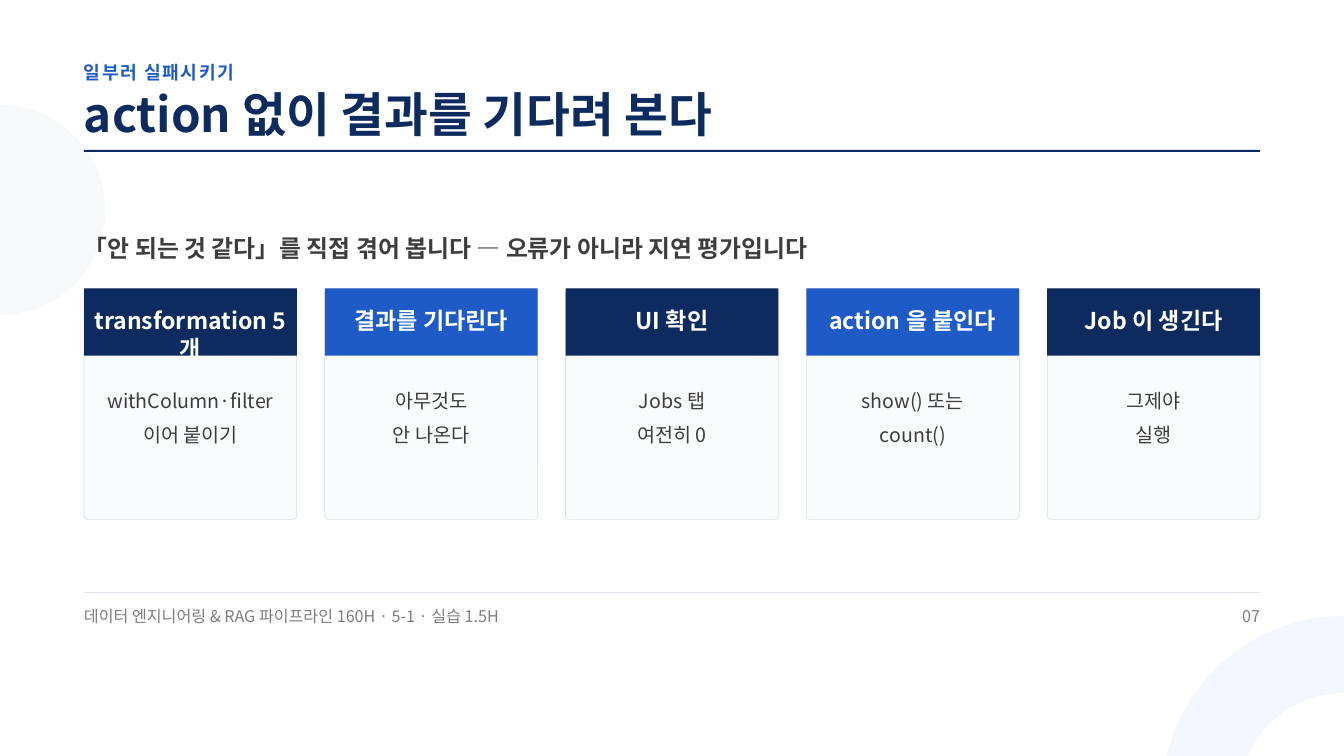
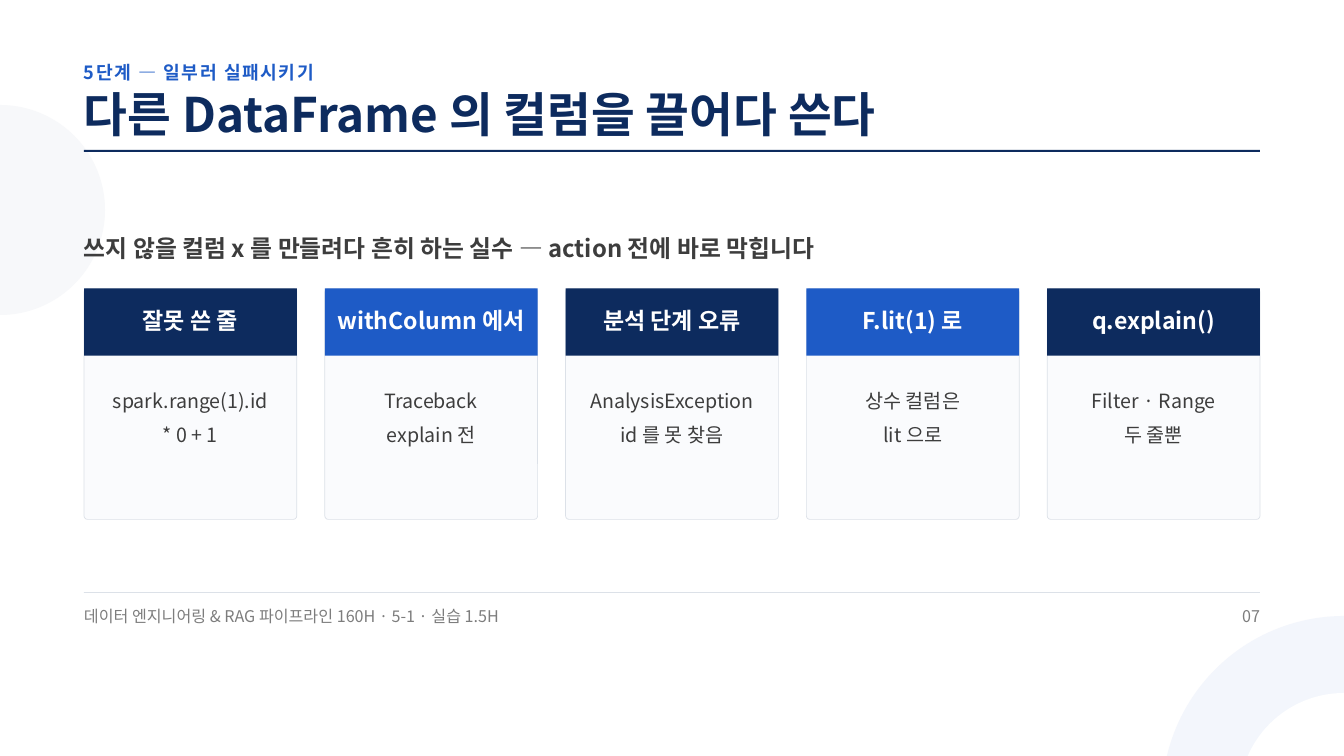
Before and after one commit to aebonlee/materials, a slide deck: slide 7 of data-eng/decks/w5d1s2.pptx. Drawn at 1344x756 pixels with LibreOffice and Linux fonts; fonts in the diff are those of the drawing. Boxes give left, top, right and bottom in pixels: in the first picture for what was removed or moved away, otherwise in the second. Text is boxed around its words. In the diff, an @@ line names an element or a change of style, - is before the commit and + after.

Commit message:
data-eng 5-1 덱 5(w5d1s0 신설)·묶음

```diff
--- a/data-eng/decks/w5d1s2.pptx
+++ b/data-eng/decks/w5d1s2.pptx
@@ text at <box>84,63,314,81</box>: text changed @@
-일부러 실패시키기
+5단계 — 일부러 실패시키기
@@ text at <box>84,92,876,137</box>: text changed @@
-action 없이 결과를 기다려 본다
+다른 DataFrame 의 컬럼을 끌어다 쓴다
@@ text at <box>84,233,814,263</box>: text changed @@
-「안 되는 것 같다」를 직접 겪어 봅니다 — 오류가 아니라 지연 평가입니다
+쓰지 않을 컬럼 x 를 만들려다 흔히 하는 실수 — action 전에 바로 막힙니다
@@ text at <box>143,309,238,331</box>: text changed @@
-transformation 5개
+잘못 쓴 줄
@@ text at <box>337,309,525,331</box>: text changed @@
-결과를 기다린다
+withColumn 에서
@@ text at <box>603,309,740,331</box>: text changed @@
-UI 확인
+분석 단계 오류
@@ text at <box>863,310,963,334</box>: text changed @@
-action 을 붙인다
+F.lit(1) 로
@@ text at <box>1092,310,1215,334</box>: text changed @@
-Job 이 생긴다
+q.explain()
@@ text at <box>113,392,268,442</box>: text changed @@
-withColumn·filter
-이어 붙이기
+spark.range(1).id
+* 0 + 1
@@ text at <box>385,392,478,447</box>: text changed @@
-아무것도
-안 나온다
+Traceback
+explain 전
@@ text at <box>590,392,753,444</box>: text changed @@
-Jobs 탭
-여전히 0
+AnalysisException
+id 를 못 찾음
@@ text at <box>866,391,960,443</box>: text changed @@
-show() 또는
-count()
+상수 컬럼은
+lit 으로
@@ text at <box>1092,392,1216,444</box>: text changed @@
-그제야
-실행
+Filter · Range
+두 줄뿐
```
Also in this commit, not shown: 8 other slides changed, 1 slide added, 1 slide removed, 11 other files.
